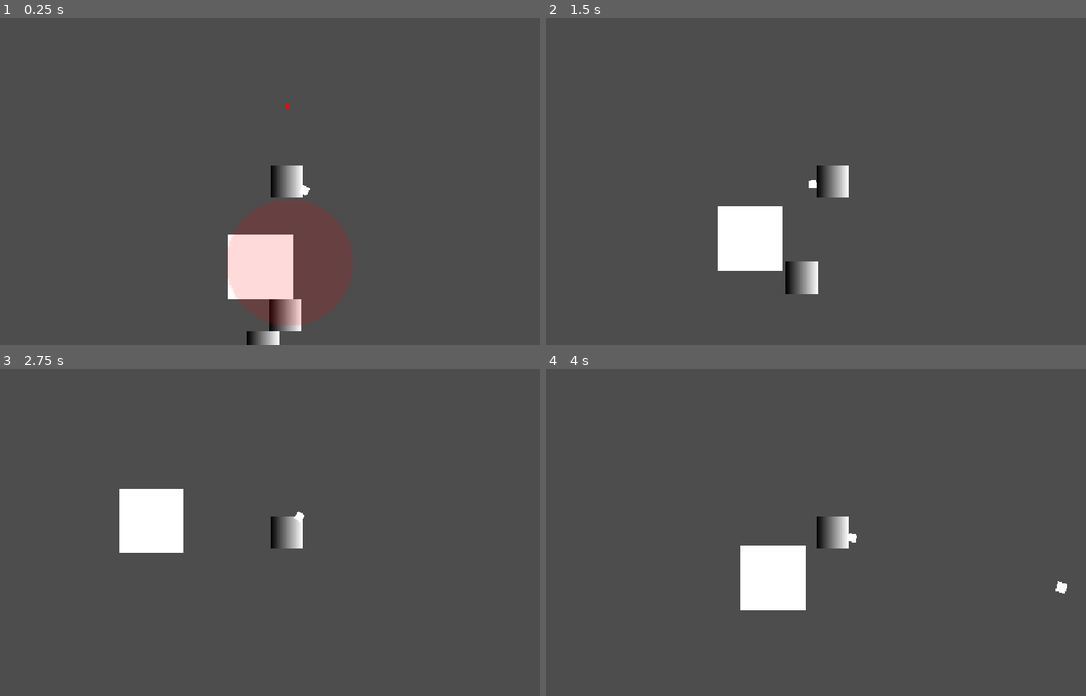
Above: before the commit, frames 1-4 (two rows, left to right).
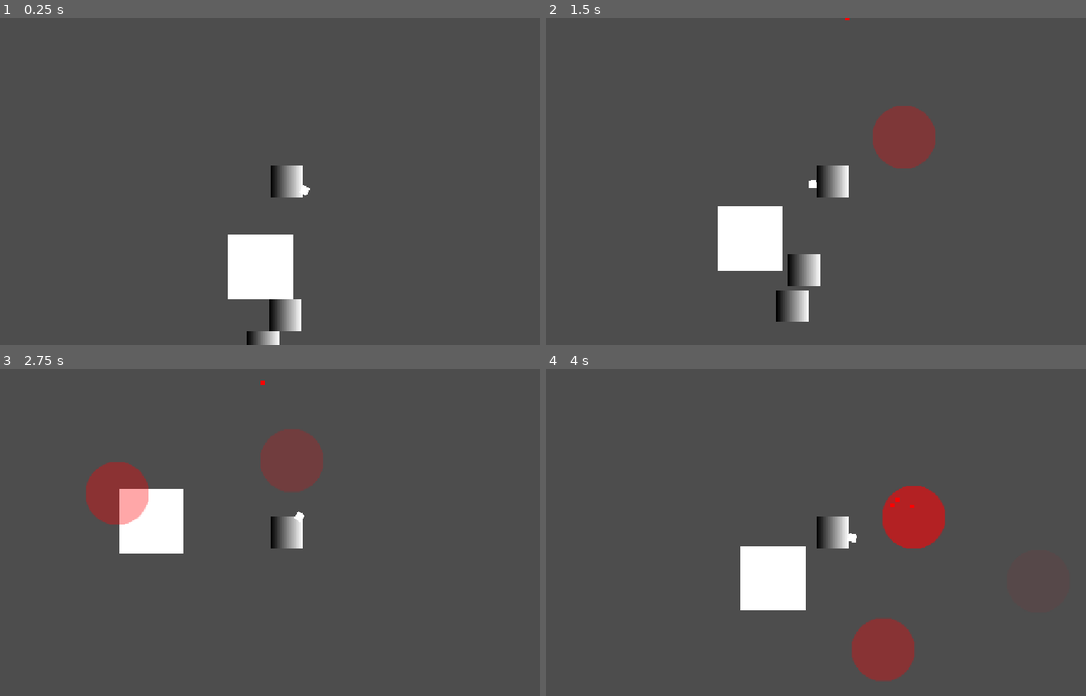
Above: after the commit, the same moments.

Repository: Iviv122/NoTimeToThink
Game: Godot game, scene res://test.tscn
The game is run twice, just before and just after one commit, with the same random seed, the same clock (stepped at 60 frames per second) and the same inputs.
Inputs (mouse positions are in pixels of both pictures, inside the frame that each line leads up to):
- Up to frame 1 (0.25 s): no input
- Up to frame 2 (1.5 s): move the mouse to (961, 165) at 0.52 s; press the mouse at (961, 165) at 0.53 s; hold D (right) 0.53-1.28 s; move the mouse to (718, 197) at 1.27 s; release the mouse at (718, 197) at 1.28 s; hold S (down) from 1.28 s (still down); tap Shift (dash) at 1.35 s
- Up to frame 3 (2.75 s): click (172, 548) at 1.55 s; move the mouse to (345, 460) at 2.02 s; release S (down) at 2.03 s; press the mouse at (345, 460) at 2.03 s; hold D (right) from 2.03 s (still down)
- Up to frame 4 (4 s): move the mouse to (805, 597) at 2.77 s; release D (right) at 2.78 s; release the mouse at (805, 597) at 2.78 s; hold W (up) 2.78-3.53 s; click (805, 597) at 2.85 s; move the mouse to (1005, 581) at 3.52 s; hold A (left) from 3.53 s (still down); hold Shift (dash) from 3.53 s (still down); click (1005, 581) at 3.8 s

The runs differ from the first frame. In frame 1, 6.8% of the frame differs, in the area x 42-66%, y 26-94%; in frame 2, 2.5%; in frame 3, 3.6%; in frame 4, 3.7%.

Commit message:
mortar weapon

Diff:
--- /dev/null
+++ b/game_objects/mortar_projectile.tscn
@@ -0,0 +1,46 @@
+[gd_scene format=3 uid="uid://3nkbkk5p04i2"]
+
+[ext_resource type="Script" uid="uid://bvp5wx68dt8xa" path="res://objects/skill_cast/top_shoot.gd" id="1_m2hvs"]
+
+[sub_resource type="CircleShape2D" id="CircleShape2D_g36xy"]
+radius = 32.0
+
+[sub_resource type="Gradient" id="Gradient_6uqi0"]
+interpolation_mode = 1
+colors = PackedColorArray(1, 1, 1, 1, 0.95686275, 0.95686275, 0.95686275, 0)
+
+[sub_resource type="GradientTexture2D" id="GradientTexture2D_ppyta"]
+gradient = SubResource("Gradient_6uqi0")
+fill = 1
+fill_from = Vector2(0.5, 0.5)
+fill_to = Vector2(1, 0.5)
+
+[sub_resource type="Gradient" id="Gradient_ppyta"]
+offsets = PackedFloat32Array(0.9939759)
+colors = PackedColorArray(1, 0, 0, 1)
+
+[sub_resource type="GradientTexture2D" id="GradientTexture2D_ykrsh"]
+gradient = SubResource("Gradient_ppyta")
+width = 8
+height = 8
+
+[node name="MortarProjectile" type="Area2D" unique_id=1518119218 node_paths=PackedStringArray("pre_particle", "bomb")]
+script = ExtResource("1_m2hvs")
+pre_particle = NodePath("circle")
+bomb = NodePath("bomb")
+end = Vector2(6, 161)
+radius = 128.0
+radius_texture = 32.0
+detonate_time = 1.0
+metadata/_custom_type_script = "uid://bvp5wx68dt8xa"
+
+[node name="CollisionShape2D" type="CollisionShape2D" parent="." unique_id=1722650749]
+shape = SubResource("CircleShape2D_g36xy")
+
+[node name="circle" type="Sprite2D" parent="." unique_id=1270880431]
+self_modulate = Color(1, 0, 0.015686275, 0.73333335)
+texture = SubResource("GradientTexture2D_ppyta")
+
+[node name="bomb" type="Sprite2D" parent="." unique_id=438117587]
+top_level = true
+texture = SubResource("GradientTexture2D_ykrsh")
--- a/game_objects/player_body.tscn
+++ b/game_objects/player_body.tscn
@@ -3,7 +3,7 @@
 [ext_resource type="Script" uid="uid://b27lrqpbonhb1" path="res://objects/player/player_body.gd" id="1_7agsw"]
 [ext_resource type="Resource" uid="uid://dn3c1ysafxeu" path="res://resources/player_pos.tres" id="2_4c2um"]
 [ext_resource type="Script" uid="uid://c84ghgmr7vgod" path="res://objects/player/shooter.gd" id="3_i023p"]
-[ext_resource type="Resource" uid="uid://vb3e3vmgtgwk" path="res://resources/guns/pistol.tres" id="4_4c2um"]
+[ext_resource type="Resource" uid="uid://yrf1acptgi57" path="res://resources/guns/player_mortar.tres" id="4_4c2um"]
 
 [sub_resource type="Gradient" id="Gradient_37kl0"]
 
--- a/objects/gun/mortar.gd
+++ b/objects/gun/mortar.gd
@@ -1,15 +1,17 @@
 extends Gun
 class_name PlayerMortar
 
+@export var radius : float = 64
+@export var fly_time : float = 2
+
 func shoot(init_pos : Vector2,end_point : Vector2,scene : SceneTree) -> void:
-	var _projectile = projectile.instantiate() as Projectile
+	var _projectile = projectile.instantiate() as MortarProjectile
 
-	var projectile_init_pos = init_pos + muzzle_point_offset
-	var dir = (end_point - init_pos).normalized()
+	_projectile.detonate_time = fly_time
+	_projectile.radius = radius
+	_projectile.begin = init_pos
+	_projectile.end = end_point
 
-	_projectile.global_position = projectile_init_pos
-	_projectile.rotation = atan2(dir.y,dir.x)
-	_projectile.dir = dir
-	_projectile.parent_gun = self
+	_projectile.parent_weapon = self
 
 	scene.root.add_child(_projectile)
--- a/objects/skill_cast/top_shoot.gd
+++ b/objects/skill_cast/top_shoot.gd
@@ -15,6 +15,7 @@
 @export var radius : float
 @export var radius_texture : float
 @export var detonate_time : float
+
 
 func _ready() -> void:
 	scale *= radius/radius_texture
@@ -48,6 +49,6 @@
 func explode() -> void:
 	for i in get_overlapping_bodies():
 			if i is Enemy:
-				i.damage(3)
+				i.damage(parent_weapon.damage)
 
 	queue_free()
--- /dev/null
+++ b/resources/guns/player_mortar.tres
@@ -0,0 +1,17 @@
+[gd_resource type="Resource" script_class="PlayerMortar" format=3 uid="uid://yrf1acptgi57"]
+
+[ext_resource type="Script" uid="uid://dli0eo5n4pure" path="res://objects/gun/mortar.gd" id="1_6h1su"]
+[ext_resource type="PackedScene" uid="uid://3nkbkk5p04i2" path="res://game_objects/mortar_projectile.tscn" id="1_rgn15"]
+
+[sub_resource type="Gradient" id="Gradient_6h1su"]
+offsets = PackedFloat32Array(1)
+colors = PackedColorArray(0, 1, 0, 1)
+
+[sub_resource type="GradientTexture2D" id="GradientTexture2D_6uqi0"]
+gradient = SubResource("Gradient_6h1su")
+
+[resource]
+script = ExtResource("1_6h1su")
+damage = 3.0
+sprite = SubResource("GradientTexture2D_6uqi0")
+projectile = ExtResource("1_rgn15")
--- a/test.tscn
+++ b/test.tscn
@@ -3,29 +3,6 @@
 [ext_resource type="PackedScene" uid="uid://br3bq1tw5mu4i" path="res://game_objects/kamikaze.tscn" id="1_ppyta"]
 [ext_resource type="PackedScene" uid="uid://c0f3krm82xxx7" path="res://game_objects/player_body.tscn" id="2_8uh7m"]
 [ext_resource type="PackedScene" uid="uid://hncmt63iakqa" path="res://game_objects/wall.tscn" id="3_6uqi0"]
-[ext_resource type="Script" uid="uid://bvp5wx68dt8xa" path="res://objects/skill_cast/top_shoot.gd" id="4_ppyta"]
-
-[sub_resource type="CircleShape2D" id="CircleShape2D_g36xy"]
-radius = 32.0
-
-[sub_resource type="Gradient" id="Gradient_6uqi0"]
-interpolation_mode = 1
-colors = PackedColorArray(1, 1, 1, 1, 0.95686275, 0.95686275, 0.95686275, 0)
-
-[sub_resource type="GradientTexture2D" id="GradientTexture2D_ppyta"]
-gradient = SubResource("Gradient_6uqi0")
-fill = 1
-fill_from = Vector2(0.5, 0.5)
-fill_to = Vector2(1, 0.5)
-
-[sub_resource type="Gradient" id="Gradient_ppyta"]
-offsets = PackedFloat32Array(0.9939759)
-colors = PackedColorArray(1, 0, 0, 1)
-
-[sub_resource type="GradientTexture2D" id="GradientTexture2D_ykrsh"]
-gradient = SubResource("Gradient_ppyta")
-width = 8
-height = 8
 
 [node name="Node2D" type="Node2D" unique_id=1277816644]
 
@@ -38,28 +15,6 @@
 [node name="StaticBody2D" parent="." unique_id=1404694232 instance=ExtResource("3_6uqi0")]
 position = Vector2(-51, 169)
 
-[node name="MortarProjectile" type="Area2D" parent="." unique_id=1003919054 node_paths=PackedStringArray("pre_particle", "bomb")]
-position = Vector2(6, 161)
-script = ExtResource("4_ppyta")
-pre_particle = NodePath("circle")
-bomb = NodePath("bomb")
-end = Vector2(6, 161)
-radius = 128.0
-radius_texture = 32.0
-detonate_time = 1.0
-metadata/_custom_type_script = "uid://bvp5wx68dt8xa"
-
-[node name="CollisionShape2D" type="CollisionShape2D" parent="MortarProjectile" unique_id=749455859]
-shape = SubResource("CircleShape2D_g36xy")
-
-[node name="circle" type="Sprite2D" parent="MortarProjectile" unique_id=514555078]
-self_modulate = Color(1, 0, 0.015686275, 0.73333335)
-texture = SubResource("GradientTexture2D_ppyta")
-
-[node name="bomb" type="Sprite2D" parent="MortarProjectile" unique_id=1626753993]
-top_level = true
-texture = SubResource("GradientTexture2D_ykrsh")
-
 [node name="Kamikaze2" parent="." unique_id=763052371 instance=ExtResource("1_ppyta")]
 position = Vector2(-63, 365)
 speed = 400.0
